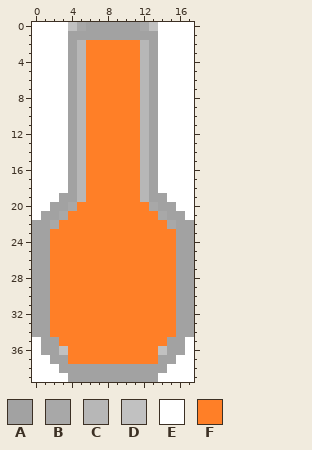
Pixel-art sprite, stored at images/tank-cannon-fantasy.png. The picture above is the old version.
The file is 18x40 pixels. Colours within 5 levels of each other are drawn and written as one.
Palette (. is transparent): A #a2a2a2  B #a8a8a8  C #b7b7b7  D #c1c1c1  E #ffffff  F #ff7f27
Pixels before, first column x 0:
 0 EEEEDBAAAAAABDEEEE
 1 EEEEAAAAAAAAAAEEEE
 2 EEEEACFFFFFFCAEEEE
 3 EEEEACFFFFFFCAEEEE
 4 EEEEACFFFFFFCAEEEE
 5 EEEEACFFFFFFCAEEEE
 6 EEEEACFFFFFFCAEEEE
 7 EEEEACFFFFFFCAEEEE
 8 EEEEACFFFFFFCAEEEE
 9 EEEEACFFFFFFCAEEEE
10 EEEEACFFFFFFCAEEEE
11 EEEEACFFFFFFCAEEEE
12 EEEEACFFFFFFCAEEEE
13 EEEEACFFFFFFCAEEEE
14 EEEEACFFFFFFCAEEEE
15 EEEEACFFFFFFCAEEEE
16 EEEEACFFFFFFCAEEEE
17 EEEEACFFFFFFCAEEEE
18 EEEEACFFFFFFCAEEEE
19 EEEAACFFFFFFCAAEEE
20 EEAABFFFFFFFFBAAEE
21 EAABFFFFFFFFFFBAAE
22 AABFFFFFFFFFFFFBAA
23 AAFFFFFFFFFFFFFFAA
24 AAFFFFFFFFFFFFFFAA
25 AAFFFFFFFFFFFFFFAA
26 AAFFFFFFFFFFFFFFAA
27 AAFFFFFFFFFFFFFFAA
28 AAFFFFFFFFFFFFFFAA
29 AAFFFFFFFFFFFFFFAA
30 AAFFFFFFFFFFFFFFAA
31 AAFFFFFFFFFFFFFFAA
32 AAFFFFFFFFFFFFFFAA
33 AAFFFFFFFFFFFFFFAA
34 AAFFFFFFFFFFFFFFAA
35 EAAFFFFFFFFFFFFAAE
36 EAADFFFFFFFFFFDAAE
37 EEAAFFFFFFFFFFAAEE
38 EEEAAAAAAAAAAAAEEE
39 EEEEAAAAAAAAAAEEEE
And afterwards:
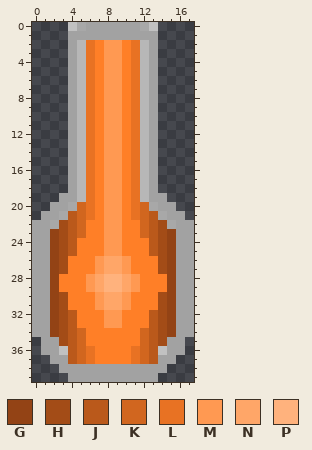
Colours new in this view: G #934315  H #a34c17  J #ba591b  K #d1661f  L #e87223  M #ff9952  N #ffa668  P #ffb27d
From the commit log: First attempt at modifying the cannon images.
Difference:
Changed rows in their new state; - is an unchanged pixel.
first column x 0:
 0 ....----------....
 1 ....----------....
 2 ....--L-MM-L--....
 3 ....--L-MM-L--....
 4 ....--L-MM-L--....
 5 ....--L-MM-L--....
 6 ....--L-MM-L--....
 7 ....--L-MM-L--....
 8 ....--L-MM-L--....
 9 ....--L-MM-L--....
10 ....--L-MM-L--....
11 ....--L-MM-L--....
12 ....--L-MM-L--....
13 ....--L-MM-L--....
14 ....--L-MM-L--....
15 ....--L-MM-L--....
16 ....--L-MM-L--....
17 ....--L-MM-L--....
18 ....--L-MM-L--....
19 ...---L-MM-L---...
20 ..---KL-MM-LK---..
21 .---JKL-MM-LKJ---.
22 ---HJK--MM--KJH---
23 --GHJK--MM--KJHG--
24 --GHJ---MM---JHG--
25 --GHJ---MM---JHG--
26 --GH---MNNM---HG--
27 --GH---MNNM---HG--
28 --G---MNPPNM---G--
29 --G---MNPPNM---G--
30 --GH---MNNM---HG--
31 --GH---MNNM---HG--
32 --GHJ---MM---JHG--
33 --GHJ---MM---JHG--
34 --GHJK------KJHG--
35 .--HJK------KJH--.
36 .---JKL----LKJ---.
37 ..--JKL----LKJ--..
38 ...------------...
39 ....----------....
